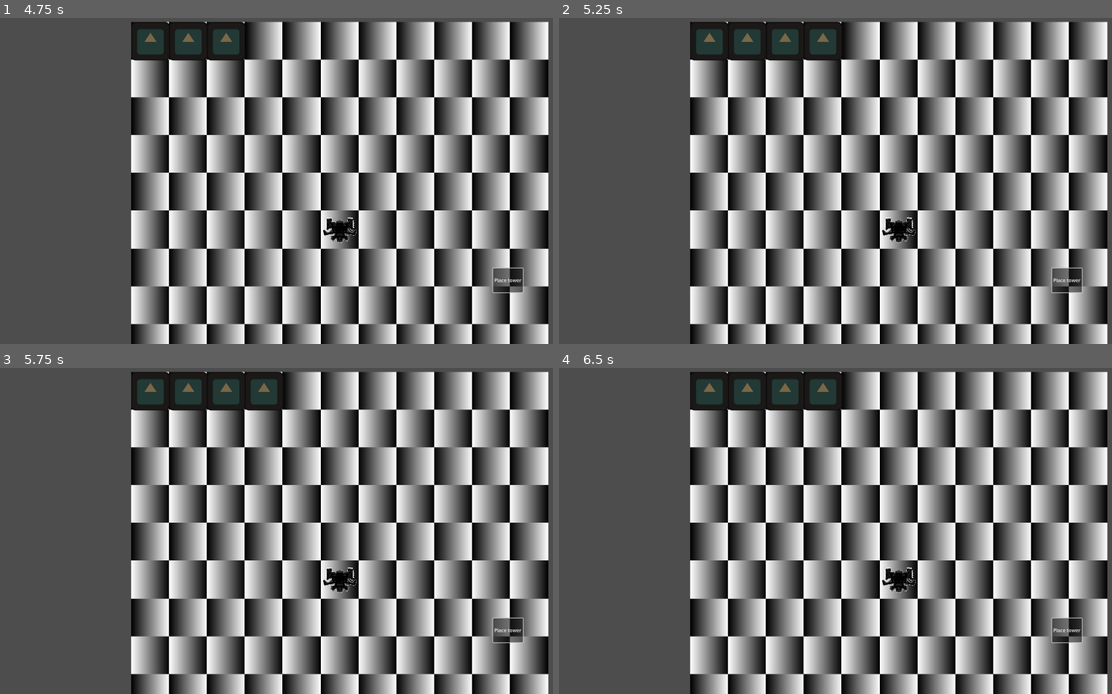
Above: before the commit, frames 1-4 (two rows, left to right).
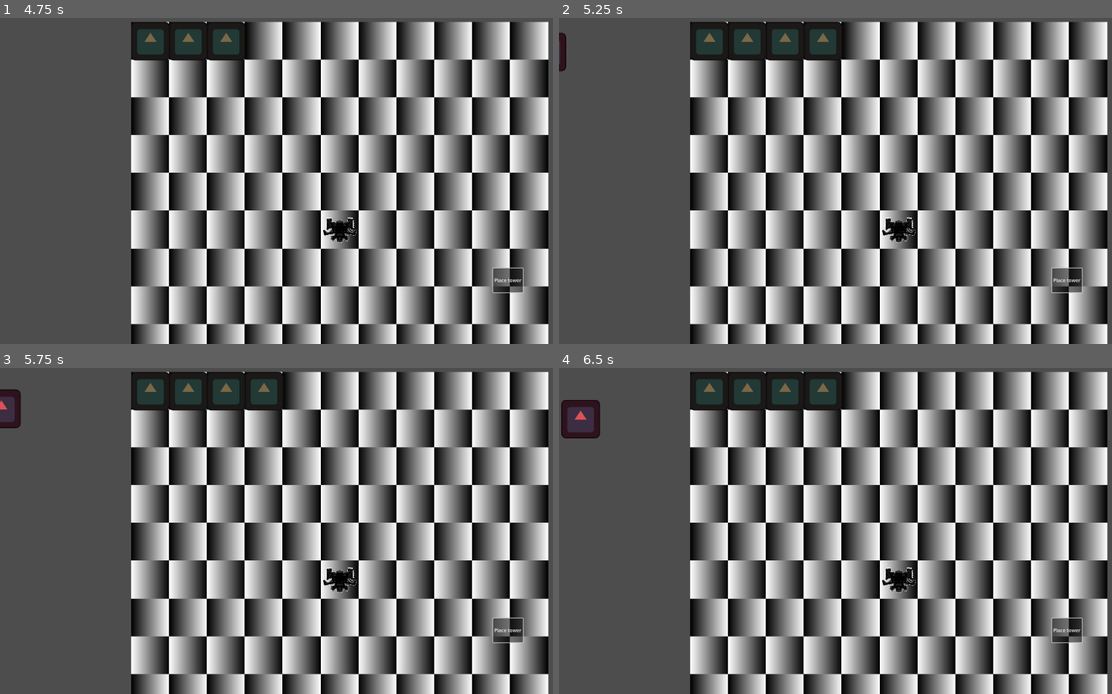
Above: after the commit, the same moments.

Repository: ReneeIbeji/GMTK2024
Game: Godot game, scene res://scenes/GameSystems/Game.tscn
The game is run twice, just before and just after one commit, with the same random seed, the same clock (stepped at 60 frames per second) and the same inputs. The engine's default icon, where the game draws it, is replaced by a stand-in: a white triangle on a blue panel in a dark square.
Inputs (mouse positions are in pixels of both pictures, inside the frame that each line leads up to):
- Up to frame 1 (4.75 s): click "Place tower" at 0.5 s; click "Place tower" at 1.25 s; click "Place tower" at 2 s; tap Enter at 2.75, 4.25 s; drag from (149, 40) to (304, 40) at 2.77 s; tap Space at 3.5 s; drag from (188, 40) to (337, 40) at 3.52 s; move the mouse to (226, 40) at 4.27 s; hold Right mouse button (ACTION_DragCamera) from 4.28 s (still down); click (226, 40) at 4.55 s
- Up to frame 2 (5.25 s): release Right mouse button (ACTION_DragCamera) at 5 s; tap Space at 5 s; drag from (824, 40) to (1012, 40) at 5.02 s
- Up to frame 3 (5.75 s): no input
- Up to frame 4 (6.5 s): drag from (863, 390) to (1051, 390) at 5.77 s

Frame 1 is identical in both runs. In frame 2, 0.2% of the frame differs, in the area x 0-2%, y 4-17%; in frame 3, 0.5%; in frame 4, 0.8%, in the area x 0-8%, y 9-22%.

Commit message:
Added basic enemy that moves towards ship

Diff:
--- /dev/null
+++ b/source/scenes/Enemies/Enemy.tscn
@@ -0,0 +1,19 @@
+[gd_scene load_steps=4 format=3 uid="uid://b7kexp01iv2h7"]
+
+[ext_resource type="Texture2D" uid="uid://bvjhmfndnxypv" path="res://icon.svg" id="1_t0sie"]
+[ext_resource type="Script" path="res://scenes/Enemies/enemy.gd" id="1_xhd2c"]
+
+[sub_resource type="RectangleShape2D" id="RectangleShape2D_7njr0"]
+size = Vector2(129, 129)
+
+[node name="Enemy" type="Area2D"]
+script = ExtResource("1_xhd2c")
+speed = 100.0
+
+[node name="Sprite2D" type="Sprite2D" parent="."]
+modulate = Color(0.852763, 0.319698, 0.345033, 1)
+texture = ExtResource("1_t0sie")
+
+[node name="CollisionShape2D" type="CollisionShape2D" parent="."]
+position = Vector2(-0.5, -0.5)
+shape = SubResource("RectangleShape2D_7njr0")
--- /dev/null
+++ b/source/scenes/Enemies/EnemyClass.gd
@@ -0,0 +1,14 @@
+class_name Enemy
+extends Area2D
+
+@export var speed : float
+var targetLocation : Vector2
+
+# Called when the node enters the scene tree for the first time.
+func _ready() -> void:
+	pass # Replace with function body.
+
+
+# Called every frame. 'delta' is the elapsed time since the previous frame.
+func _process(delta: float) -> void:
+	pass
--- /dev/null
+++ b/source/scenes/Enemies/enemy.gd
@@ -0,0 +1,11 @@
+extends Enemy
+
+
+# Called when the node enters the scene tree for the first time.
+func _ready() -> void:
+	pass # Replace with function body.
+
+
+# Called every frame. 'delta' is the elapsed time since the previous frame.
+func _process(delta: float) -> void:
+	position = position.move_toward(targetLocation, speed * delta)
--- a/source/scenes/GameSystems/Game.tscn
+++ b/source/scenes/GameSystems/Game.tscn
@@ -1,13 +1,21 @@
-[gd_scene load_steps=6 format=3 uid="uid://6jsylcsnrfd3"]
+[gd_scene load_steps=8 format=3 uid="uid://6jsylcsnrfd3"]
 
 [ext_resource type="Script" path="res://scenes/GameSystems/game.gd" id="1_hq07i"]
 [ext_resource type="PackedScene" uid="uid://bh2ag2wclw6d3" path="res://scenes/GameSystems/Grid/baseGrid.tscn" id="1_xekyy"]
 [ext_resource type="Resource" uid="uid://dm06nnyg7btjb" path="res://scenes/GameItems/tower/tower.tres" id="2_05a0s"]
+[ext_resource type="PackedScene" uid="uid://b7kexp01iv2h7" path="res://scenes/Enemies/Enemy.tscn" id="2_e1iwy"]
 [ext_resource type="PackedScene" uid="uid://cawt67enk7m2q" path="res://scenes/GameSystems/main_camera.tscn" id="3_gbh75"]
 [ext_resource type="Resource" uid="uid://dnjuk0rta3l5f" path="res://scenes/GameItems/ship/MainShip.tres" id="5_grmce"]
 
+[sub_resource type="Curve2D" id="Curve2D_fhnao"]
+_data = {
+"points": PackedVector2Array(0, 0, 0, 0, 981, -1208, 0, 0, 0, 0, 1165, -1075, 0, 0, 0, 0, 2114, -506, 0, 0, 0, 0, 2533, 503, 0, 0, 0, 0, 2694, 1944, 0, 0, 0, 0, 749, 2229, 0, 0, 0, 0, -707, 1259, 0, 0, 0, 0, -452, -475, 0, 0, 0, 0, 365, -995, 0, 0, 0, 0, 765, -1139, 0, 0, 0, 0, 981, -1208)
+}
+point_count = 11
+
 [node name="Game" type="Node2D"]
 script = ExtResource("1_hq07i")
+EnemyScene = ExtResource("2_e1iwy")
 testPlaceableItem = ExtResource("2_05a0s")
 
 [node name="MainCamera" parent="." instance=ExtResource("3_gbh75")]
@@ -31,4 +39,11 @@
 size_flags_vertical = 4
 text = "Place tower"
 
+[node name="EnemySpawnPoints" type="Path2D" parent="."]
+curve = SubResource("Curve2D_fhnao")
+
+[node name="SpawnPoint" type="PathFollow2D" parent="EnemySpawnPoints"]
+position = Vector2(981, -1208)
+rotation = 0.625882
+
 [connection signal="pressed" from="UI/Button" to="." method="_on_towerTest_button_pressed"]
--- a/source/scenes/GameSystems/Grid/base_grid.gd
+++ b/source/scenes/GameSystems/Grid/base_grid.gd
@@ -11,6 +11,7 @@
 @export var shipColumn : int
 
 
+var mainShipNode : GameItem
 var gridCells : Array[Array]
 var gridCellsContents : Array[Array]
 
@@ -41,6 +42,7 @@
 		gridCellsContents.append(tempArray)
 
 	place_item_on_grid(shipColumn,shipRow,shipPlaceableItem)
+	mainShipNode = get_item_on_grid(shipColumn,shipRow)
 
 
 
--- a/source/scenes/GameSystems/game.gd
+++ b/source/scenes/GameSystems/game.gd
@@ -1,5 +1,7 @@
 class_name Game
 extends Node2D
+
+@export var EnemyScene : PackedScene
 
 var currentPlacingItem : placeableItem
 
@@ -17,7 +19,7 @@
 
 	itemInHandSprite = TextureRect.new()
 	$UI.add_child(itemInHandSprite)
-	pass # Replace with function body.
+	spawn_enemy()
 
 
 # Called every frame. 'delta' is the elapsed time since the previous frame.
@@ -30,8 +32,18 @@
 
 	if Input.is_action_just_pressed("ACTION_ClickOnGridCell") && mouseOnCell && itemInHand:
 		var result : bool = GlobalNodes.baseGridNode.place_item_on_grid(cellMouseOn.x, cellMouseOn.y, currentPlacingItem)
-		print(result)
 		clear_placing_item()
+
+
+func spawn_enemy() -> void:
+	$EnemySpawnPoints/SpawnPoint.progress_ratio = randf()
+	var enemySpawnPoint : Vector2 = $EnemySpawnPoints/SpawnPoint.position
+
+	var tempEnemyNode : Enemy = EnemyScene.instantiate()
+	tempEnemyNode.position = enemySpawnPoint
+	tempEnemyNode.targetLocation = GlobalNodes.baseGridNode.mainShipNode.global_position
+
+	add_child(tempEnemyNode)
 
 
 
